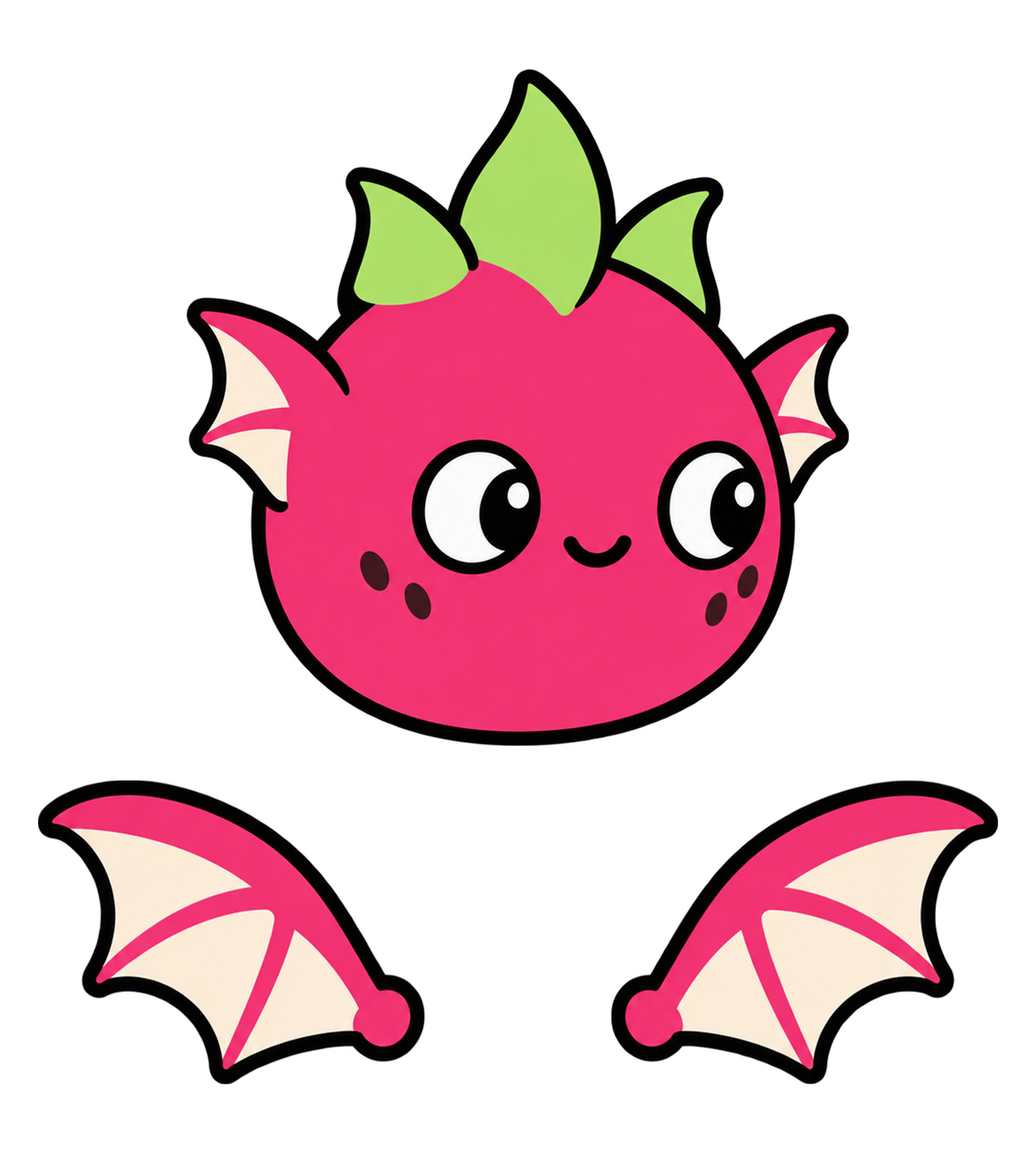
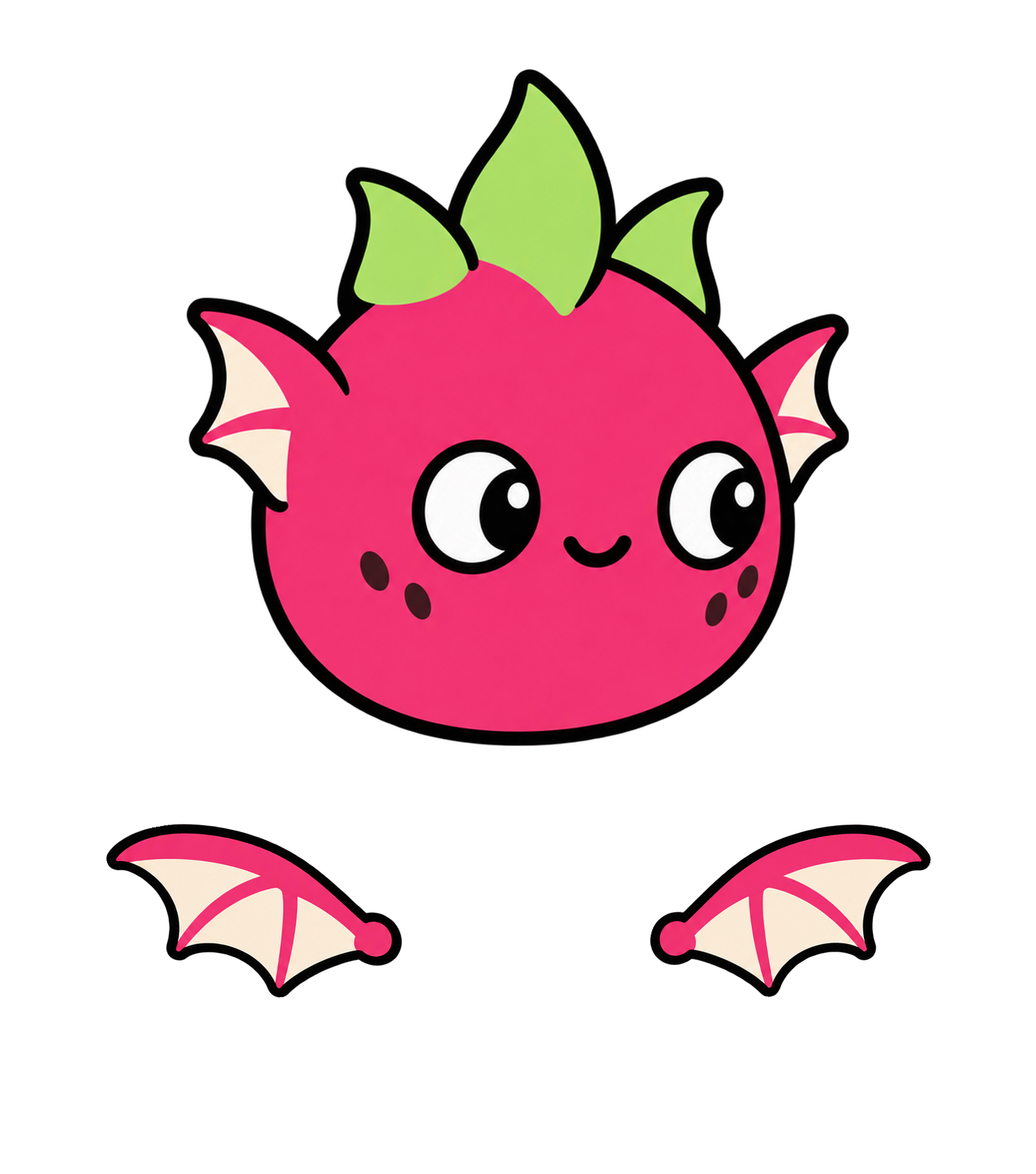
Revision of a layered 1036x1174 image; what changed, layer by layer:
painted on "날개1" over [37, 780, 425, 1084]
painted on "날개2" over [611, 780, 998, 1084]
